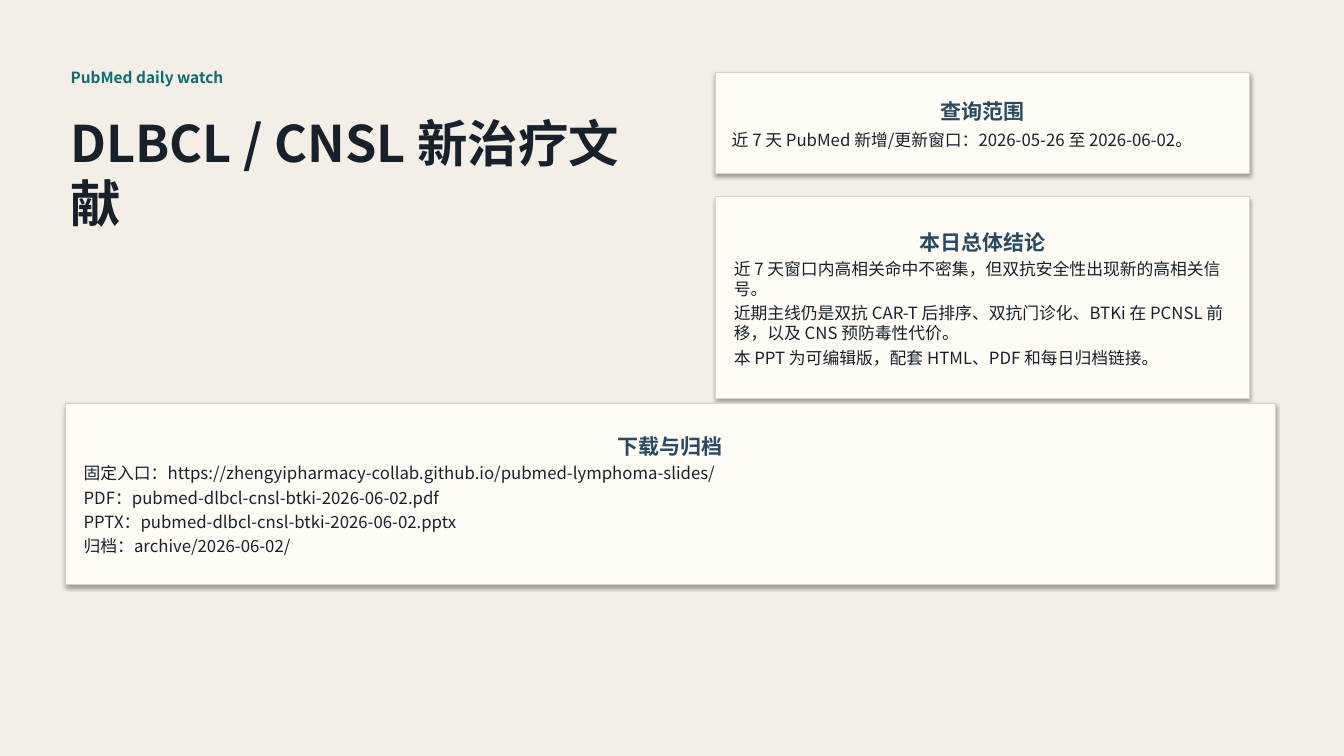
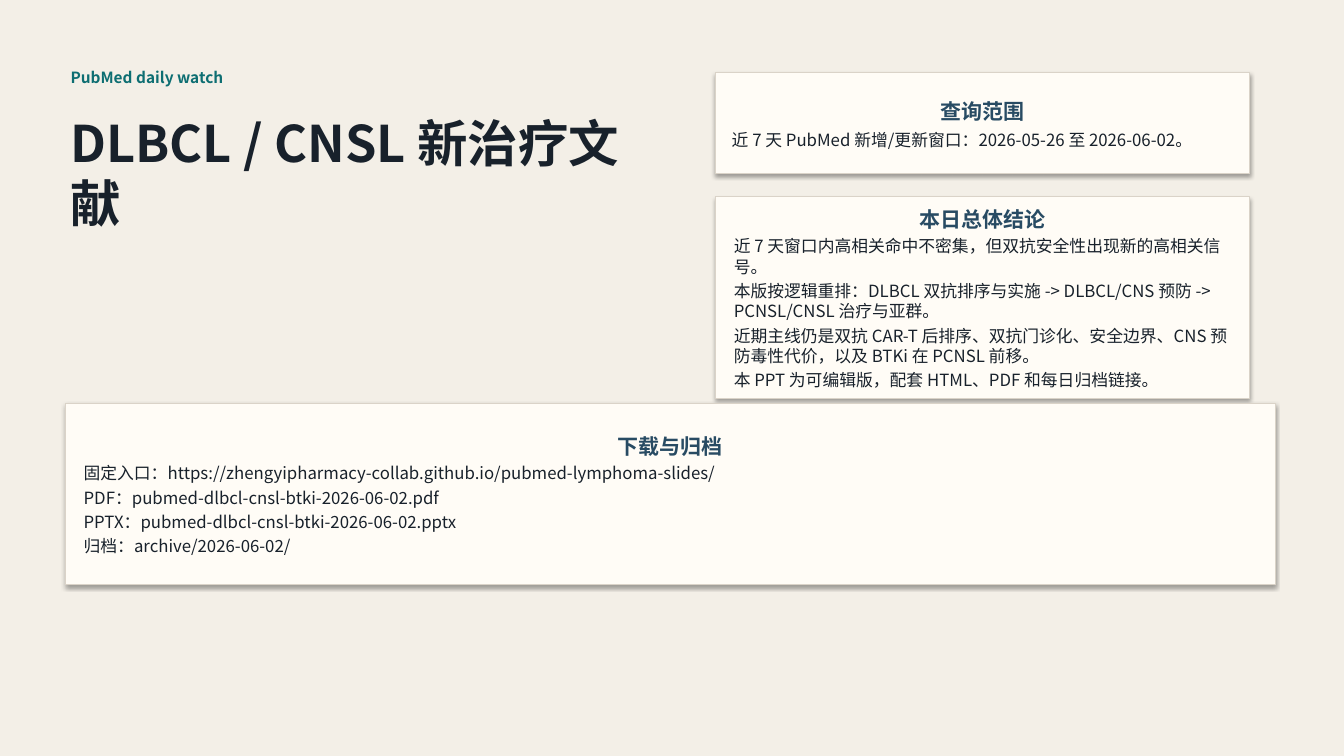
Before and after one commit to zhengyipharmacy-collab/pubmed-lymphoma-slides, a slide deck: slide 1 of archive/2026-06-02/pubmed-dlbcl-cnsl-btki-2026-06-02.pptx. Drawn at 1344x756 pixels with LibreOffice and Linux fonts; fonts in the diff are those of the drawing. Boxes give left, top, right and bottom in pixels: in the first picture for what was removed or moved away, otherwise in the second. Text is boxed around its words. In the diff, an @@ line names an element or a change of style, - is before the commit and + after.

```diff
--- a/archive/2026-06-02/pubmed-dlbcl-cnsl-btki-2026-06-02.pptx
+++ b/archive/2026-06-02/pubmed-dlbcl-cnsl-btki-2026-06-02.pptx
@@ text in rectangle at box(734, 283, 1227, 364): text changed @@
-近期主线仍是双抗 CAR-T 后排序、双抗门诊化、BTKi 在 PCNSL 前移，以及 CNS 预防毒性代价。
+本版按逻辑重排：DLBCL 双抗排序与实施 -> DLBCL/CNS 预防 -> PCNSL/CNSL 治疗与亚群。
+近期主线仍是双抗 CAR-T 后排序、双抗门诊化、安全边界、CNS 预防毒性代价，以及 BTKi 在 PCNSL 前移。
```
Also in this commit, not shown: 14 other slides changed, 5 other files.
